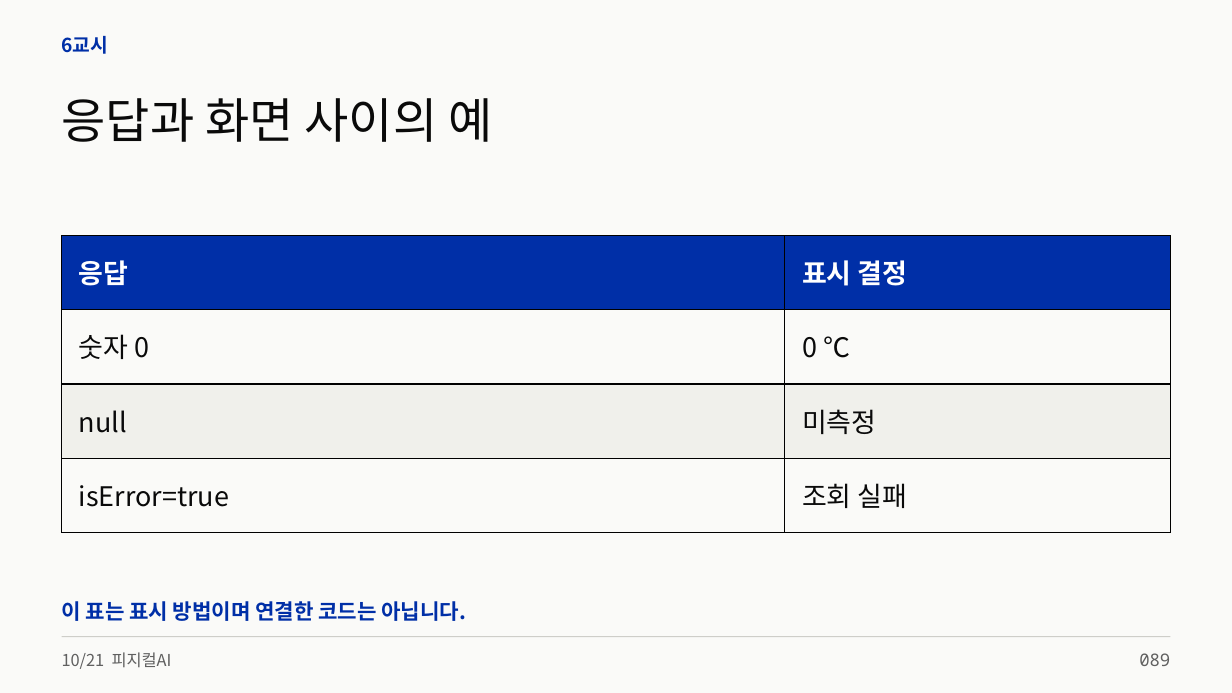
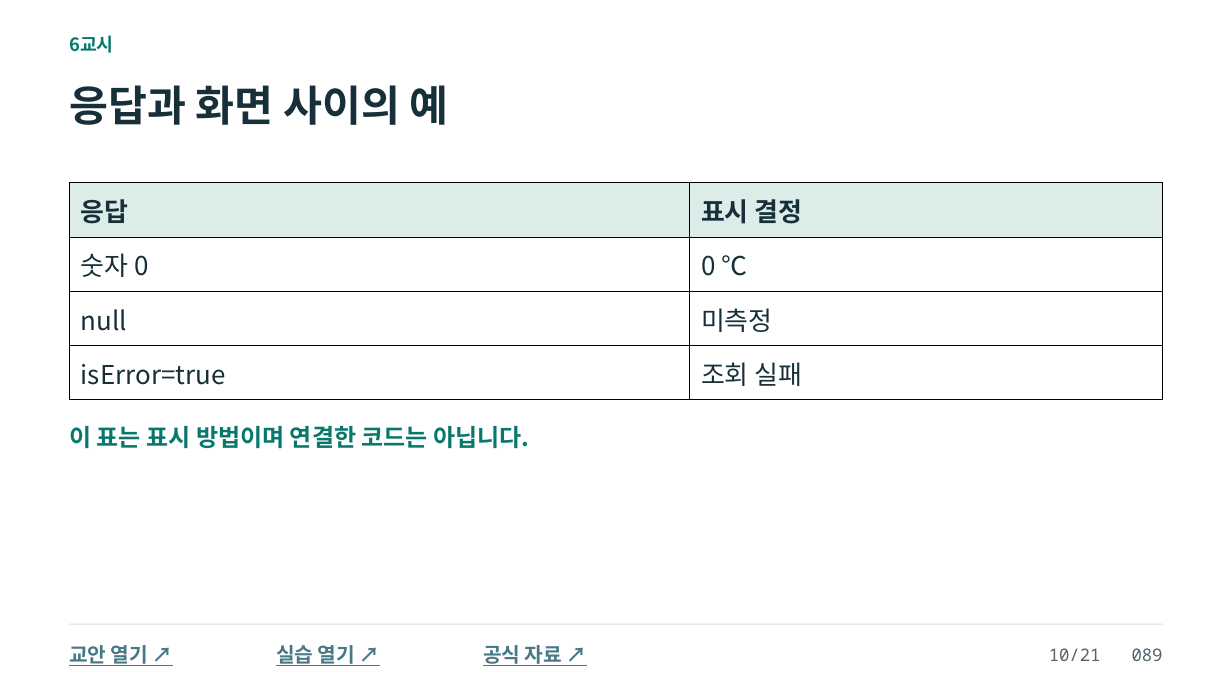
Before and after one commit to zeusk302-png/kdigital-physical-ai, a slide deck: slide 89 of downloads/2026-10-21/readable-slides.pptx. Drawn at 1232x693 pixels with LibreOffice and Linux fonts; fonts in the diff are those of the drawing. Boxes give left, top, right and bottom in pixels: in the first picture for what was removed or moved away, otherwise in the second. Text is boxed around its words. In the diff, an @@ line names an element or a change of style, - is before the commit and + after.

```diff
--- a/downloads/2026-10-21/readable-slides.pptx
+++ b/downloads/2026-10-21/readable-slides.pptx
@@ background #FAFAF8 to #FFFFFF @@
@@ text "6교시": place and size @@
-text "6교시" at <box>62,36,109,54</box>
+text "6교시" at <box>69,35,114,53</box>
@@ text "6교시" at <box>69,35,114,53</box>: size 15 to 14.2 pt, text colour #002FA7 to #08786F @@
@@ text "응답과 화면 사이의 예": place and size @@
-text "응답과 화면 사이의 예" at <box>62,98,492,142</box>
+text "응답과 화면 사이의 예" at <box>69,85,449,125</box>
@@ text "응답과 화면 사이의 예" at <box>69,85,449,125</box>: size 37.5 to 33 pt, text colour #0A0A0A to #172F39, bold on @@
@@ table at <box>69,183,1163,400</box> @@
@@ fill #002FA7 to #DCECE8 in row 1 @@
@@ fill #FAFAF8 to #FFFFFF in 4 cells @@
@@ fill #F0F0EB to #FFFFFF in row 3 @@
@@ size 21 to 20.2 pt @@
@@ text colour #FFFFFF to #172F39 in "응답", "표시 결정" @@
@@ text colour #0A0A0A to #172F39 in "숫자 0", "0 ℃", "null", "미측정" and 2 more places @@
@@ line spacing 0.94 to 1.02 @@
@@ table: place and size @@
-table at <box>62,236,1171,532</box>
+table at <box>69,183,1163,400</box>
@@ text "이 표는 표시 방법이며 연결한 ...": place and size @@
-text "이 표는 표시 방법이며 연결한 ..." at <box>62,601,466,621</box>
+text "이 표는 표시 방법이며 연결한 ..." at <box>69,426,530,448</box>
@@ text "이 표는 표시 방법이며 연결한 ..." at <box>69,426,530,448</box>: size 16.5 to 18.8 pt, text colour #002FA7 to #08786F @@
@@ rectangle: place and size @@
-rectangle at <box>62,637,1171,638</box>
+rectangle at <box>69,624,1163,625</box>
@@ rectangle at <box>69,624,1163,625</box>: fill #CECEC9 to #D5DEDD @@
@@ text removed at <box>62,652,172,669</box> @@
-10/21 피지컬AI
@@ text added at <box>69,645,148,666</box>, 15.8 pt, text #467886, bold, underline @@
+교안 열기 ↗
@@ text added at <box>276,645,355,666</box>, 15.8 pt, text #467886, bold, underline @@
+실습 열기 ↗
@@ text added at <box>483,645,562,666</box>, 15.8 pt, text #467886, bold, underline @@
+공식 자료 ↗
@@ text at <box>1049,648,1163,661</box>: text changed; text colour #606060 to #52636B @@
-089
+10/21 089
```
Also in this commit, not shown: 99 other slides changed, 9 slides added, 7 slides removed, 11 other files.
